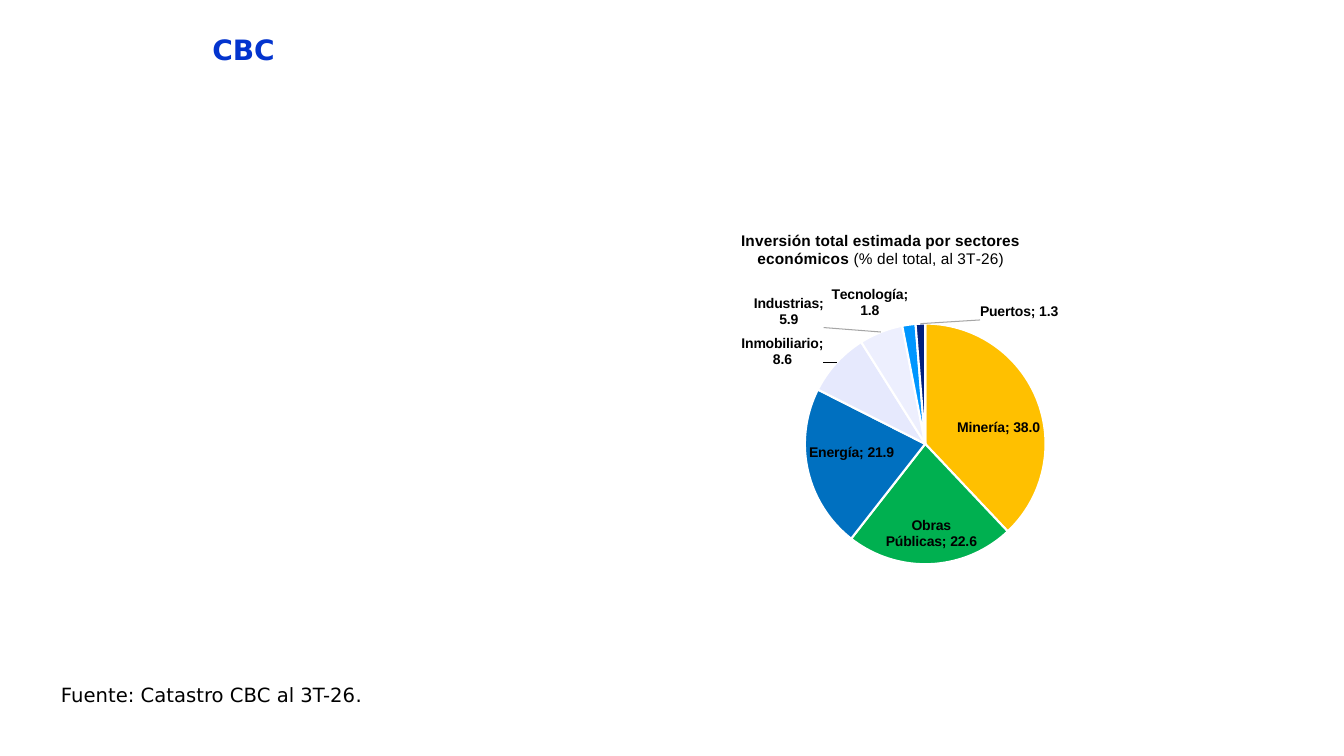
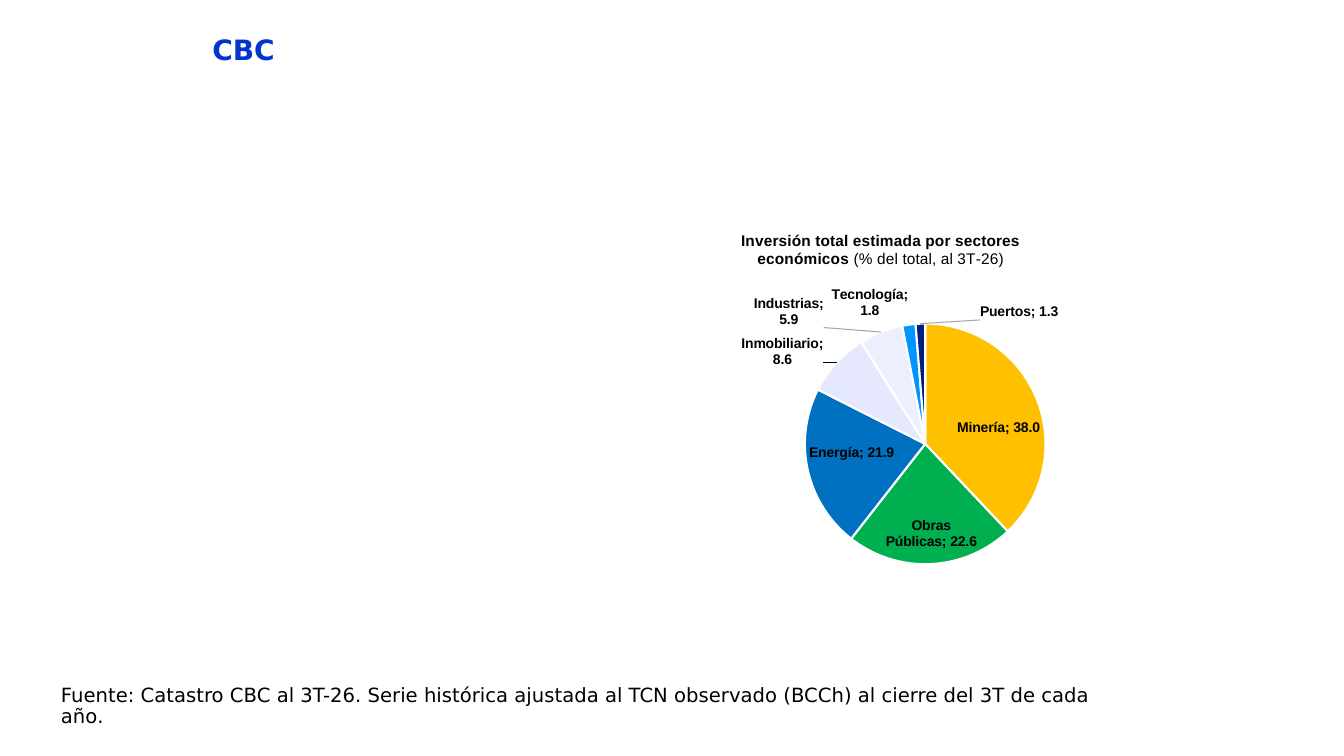
Before and after one commit to anibalalarcona-art/presentaciones, a slide deck: slide 3 of Laminas CBC 3T2026.pptx. Drawn at 1344x756 pixels with LibreOffice and Linux fonts; fonts in the diff are those of the drawing; background and template pictures are left out. Boxes give left, top, right and bottom in pixels: in the first picture for what was removed or moved away, otherwise in the second. Text is boxed around its words. In the diff, an @@ line names an element or a change of style, - is before the commit and + after.

```diff
--- a/Laminas CBC 3T2026.pptx
+++ b/Laminas CBC 3T2026.pptx
@@ text at (61, 686, 1088, 724): text changed @@
-Fuente: Catastro CBC al 3T-26.
+Fuente: Catastro CBC al 3T-26. Serie histórica ajustada al TCN observado (BCCh) al cierre del 3T de cada año.
```
Also in this commit, not shown: 1 other file.
